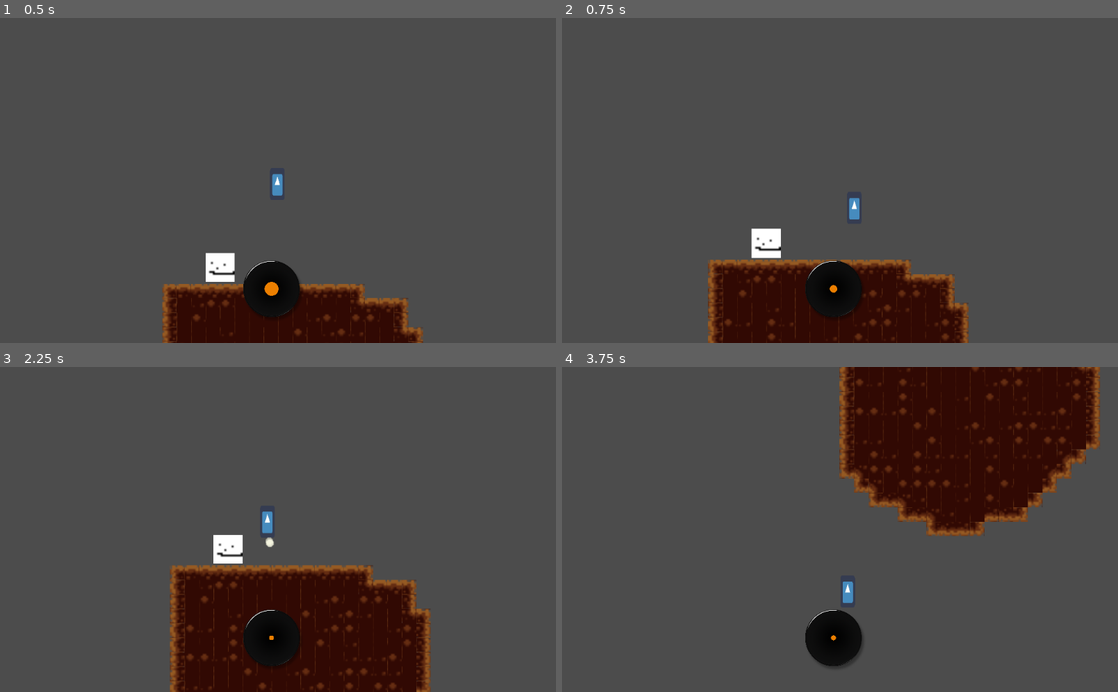
Above: before the commit, frames 1-4 (two rows, left to right).
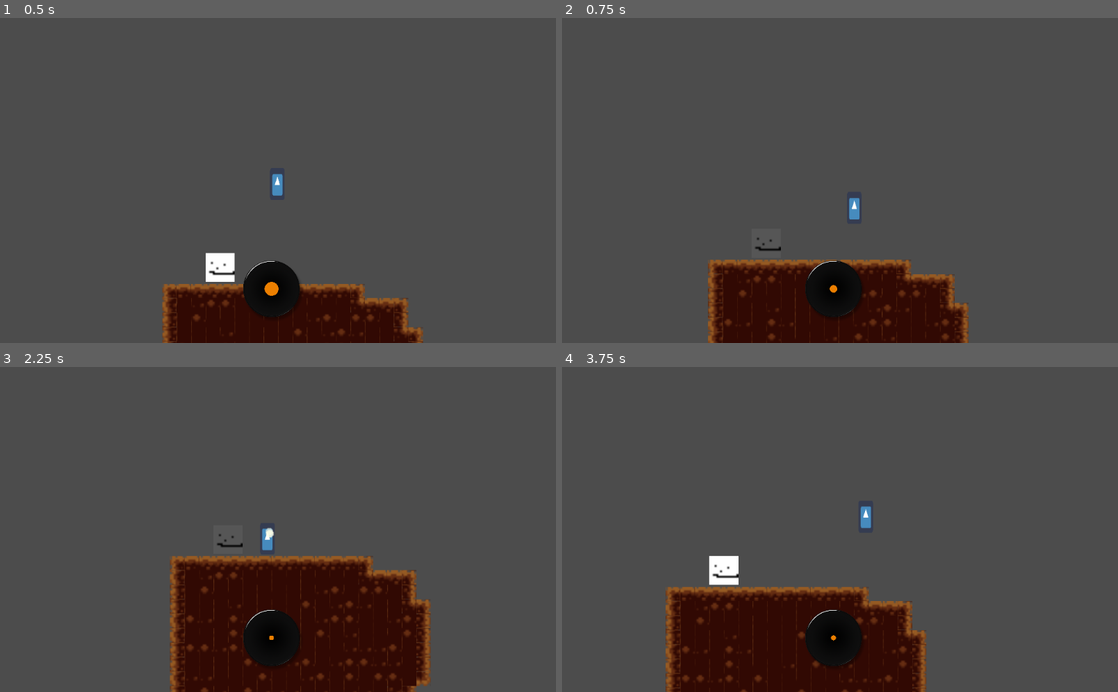
Above: after the commit, the same moments.

Repository: aridai-shi/gmtk2020
Game: Godot game, scene res://GameLoader.tscn
Two runs of this game, one before a commit and one after it. Both use one fixed random seed, a clock stepped at 60 frames per second and the inputs below. The engine's default icon, where the game draws it, is replaced by a stand-in: a white triangle on a blue panel in a dark square. Sound files missing from this copy of the repository are replaced by a short silence.
Inputs:
- Up to frame 1 (0.5 s): no input
- Up to frame 2 (0.75 s): hold Right (ui_right) from 0.53 s (still down)
- Up to frame 3 (2.25 s): tap Space (ui_select) at 0.77, 1.52 s; release Right (ui_right) at 2.03 s; hold Left (ui_left) from 2.03 s (still down)
- Up to frame 4 (3.75 s): release Left (ui_left) at 2.78 s; hold Right (ui_right) from 2.78 s (still down); tap Space (ui_select) at 3.02 s

Frame 1 is identical in both runs. In frame 2, 0.5% of the frame differs, in the area x 34-40%, y 64-74%; in frame 3, 4.7%; in frame 4, 34%, in the area x 18-97%, y 0-100%.
Error before the commit: Invalid call. Nonexistent function 'Beat' in base 'AudioStreamPlayer (BeatPlayer.gd)'. (res://SwitchBlock/SwitchBlock.gd:17)

Commit message:
fucking finally fixed the beatplayer

Diff:
--- a/BeatPlayer.gd
+++ b/BeatPlayer.gd
@@ -5,11 +5,15 @@
 const BARS = 4
 var time = 0.0
 signal beat
+var heart
 func _physics_process(delta):
 	time = get_playback_position() + AudioServer.get_time_since_last_mix() - AudioServer.get_output_latency() + (1 / COMPENSATE_HZ) * COMPENSATE_FRAMES
 	var beaty = time * BPM / 60
-	if beaty - floor(beaty) <= 0.2:
+	if heart &&(beaty - floor(beaty) <= 0.2):
 		emit_signal("beat")
+		heart = false
+	if !beaty - floor(beaty) <= 0.2:
+		heart = true;
 func GiveBeatCalc():
 	var beaty = time * BPM / 60
 	return float(beaty - floor(beaty))
--- a/SwitchBlock/SwitchBlock.gd
+++ b/SwitchBlock/SwitchBlock.gd
@@ -8,17 +8,17 @@
 
 
 # Called when the node enters the scene tree for the first time.
+
 func _ready():
-	pass # Replace with function body.
+		get_owner().get_parent().get_node("./BeatPlayer").connect("beat",self,"on_beat")
 
-
+func on_beat():
+	if toggle:
+			toggle = false
+	else:
+			toggle = true
 # Called every frame. 'delta' is the elapsed time since the previous frame.
 func _process(delta):
-	if get_owner().get_parent().get_node("./BeatPlayer").Beat():
-		if toggle:
-			toggle = false
-		else:
-			toggle = true
 
 	if toggle:
 		$CollisionShape2D.disabled = true
